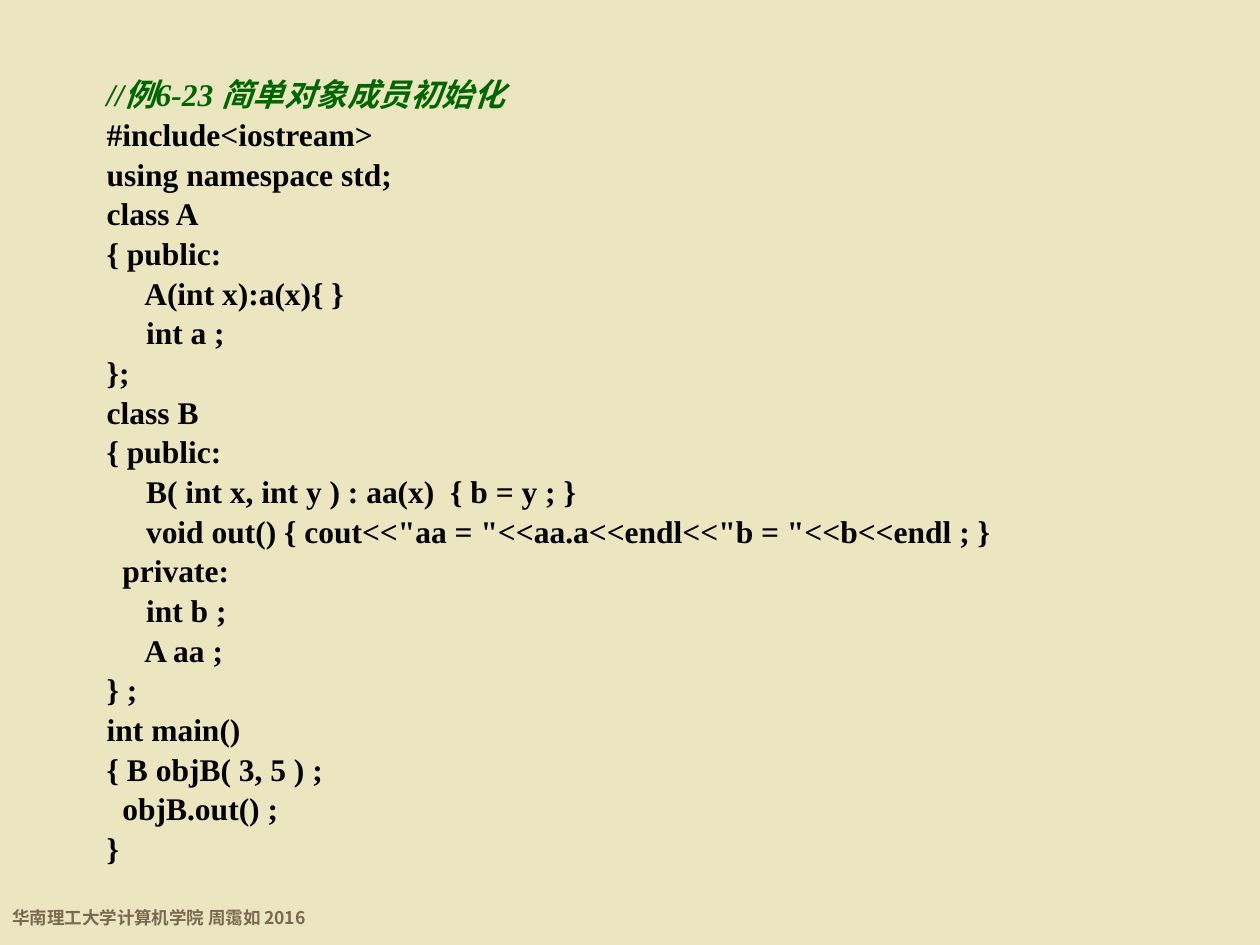
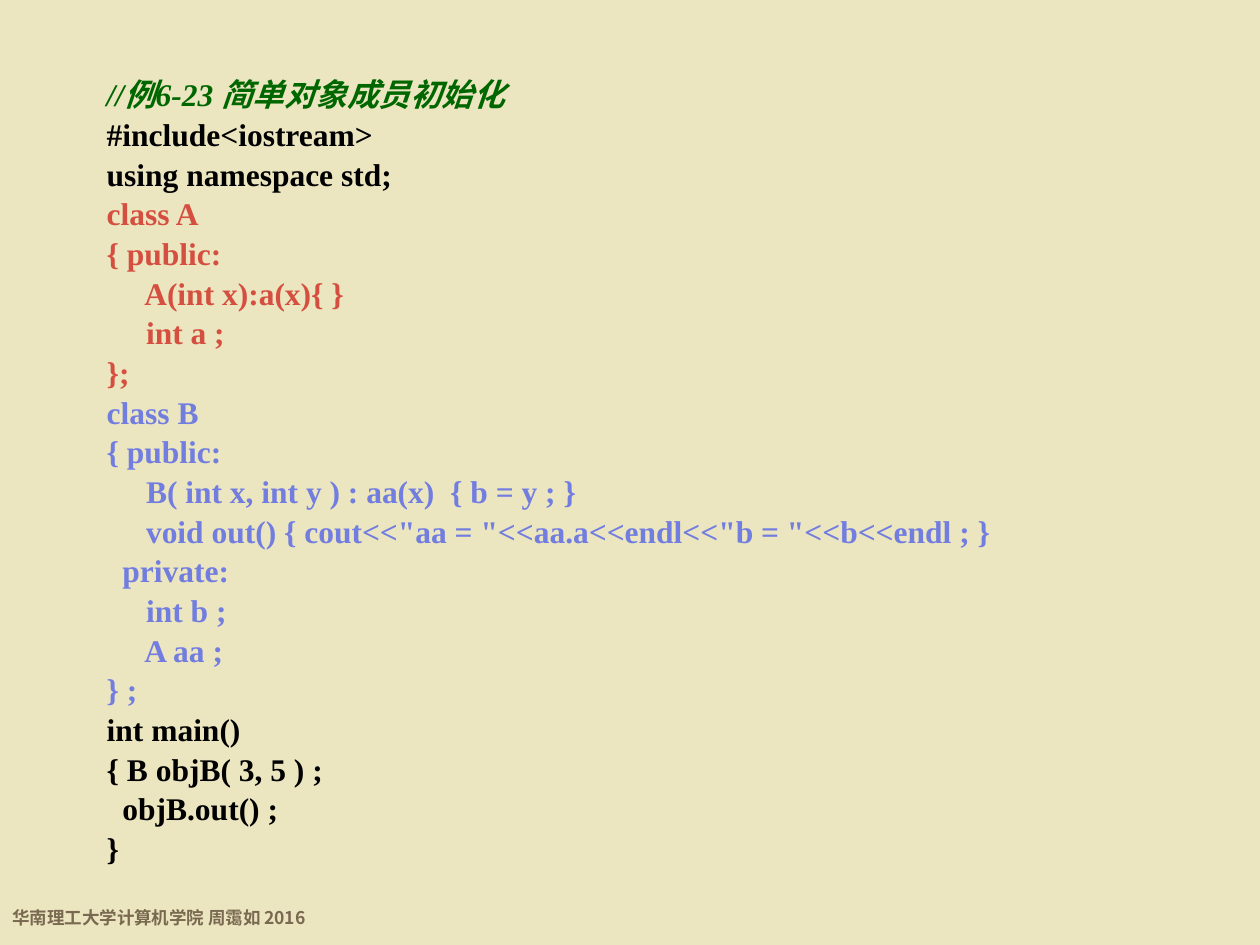
Before and after one commit to wwuhn/wwuhn.github.io, a slide deck: slide 247 of bookspcClassic/C++程序设计基础（第5版）周霭如/6-类与对象.pptx. Drawn at 1260x945 pixels with LibreOffice and Linux fonts; fonts in the diff are those of the drawing; background and template pictures are left out. Boxes give left, top, right and bottom in pixels: in the first picture for what was removed or moved away, otherwise in the second. Text is boxed around its words. In the diff, an @@ line names an element or a change of style, - is before the commit and + after.

```diff
--- a/bookspcClassic/C++程序设计基础（第5版）周霭如/6-类与对象.pptx
+++ b/bookspcClassic/C++程序设计基础（第5版）周霭如/6-类与对象.pptx
@@ text at bbox=[107, 203, 951, 662]: text colour #000000 to #D54F41 in "class A", "{ public:", "A(int x):a(x){ }", "int a ;" and 1 more places; text colour #000000 to #727DE0 in "class B", "{ public:", "B( int x, int y ) : ...", "void out() { cout<<"aa = "<<aa.a<<endl<<"b = ..." and 4 more places @@
```
Also in this commit, not shown: 15 other slides changed.
